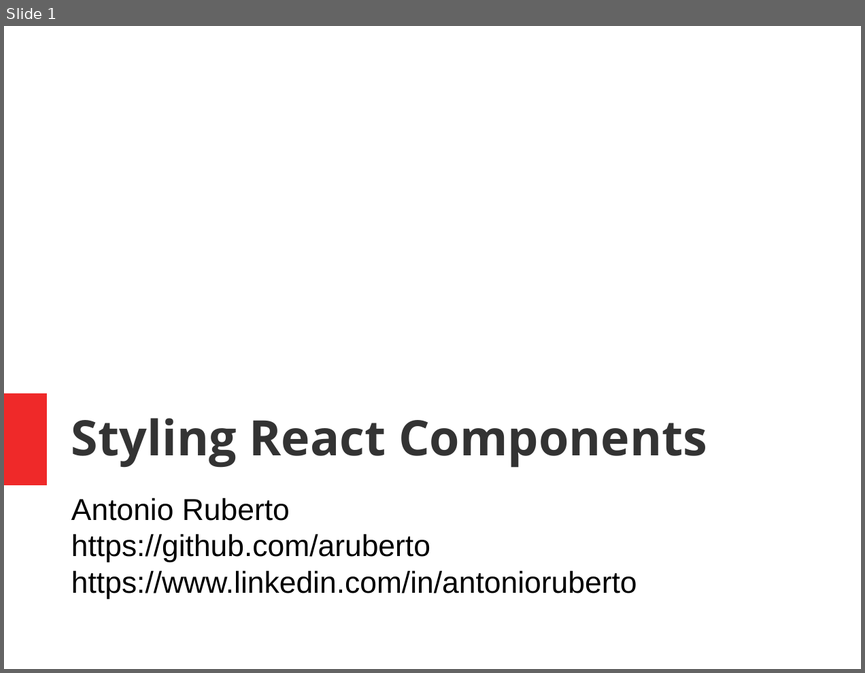
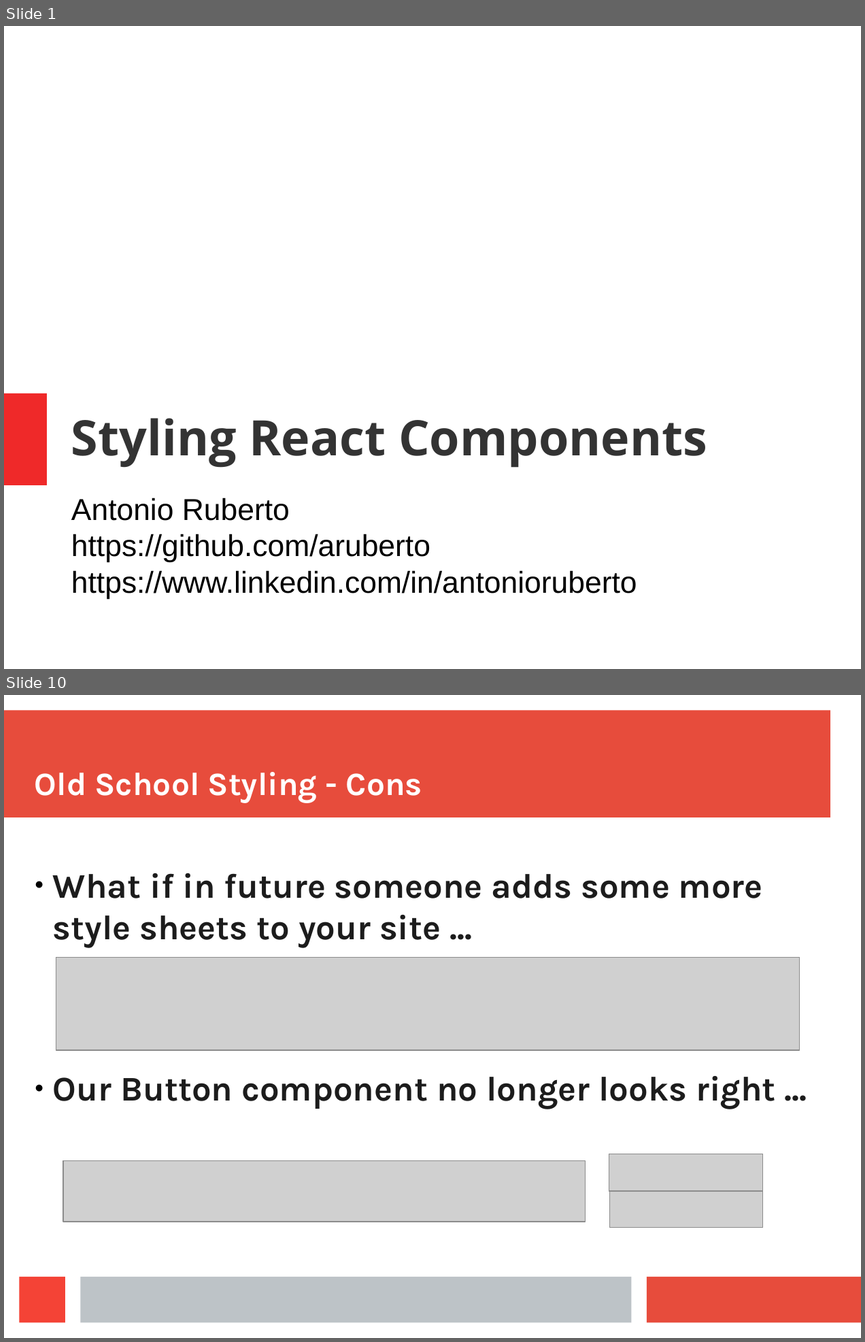
Before and after one commit to aruberto/styling-javascript-components, a slide deck: styling_react_components.odp. Shown one above the other, each under a label of ours: slide 1 before the commit, slides 1 and 10 after it; the slides between them are not shown. The pictures are 865x673 and 865x1342 pixels, drawn with LibreOffice and Linux fonts; fonts in the diff are those of the drawing; grey boxes stand for pictures. Boxes give left, top, right and bottom in pixels: in the first picture for what was removed or moved away, otherwise in the second. Text is boxed around its words. In the diff, an @@ line names an element or a change of style, - is before the commit and + after.

```diff
--- a/styling_react_components.odp
+++ b/styling_react_components.odp
@@ slide 10 added at <box>4,695,861,1338</box>, background #FFFFFF @@
@@ rectangle added at <box>4,711,830,818</box>, fill #E74C3C @@
@@ title added at <box>35,772,422,803</box>, 30.1 pt, text #FFFFFF, bold @@
+Old School Styling - Cons
@@ text added at <box>53,873,776,1108</box>, 32 pt, text #1C1C1C, bold @@
+● What if in future someone adds some more style sheets to your site ...
+● Our Button component no longer looks right ...
@@ picture added at <box>56,957,800,1051</box> @@
@@ picture added at <box>63,1161,585,1221</box> @@
@@ picture added at <box>610,1154,764,1191</box> @@
@@ picture added at <box>611,1191,764,1227</box> @@
@@ rectangle added at <box>20,1276,65,1323</box>, fill #F44336 @@
@@ rectangle added at <box>80,1276,632,1323</box>, fill #BDC3C7 @@
@@ rectangle added at <box>647,1276,861,1323</box>, fill #E74C3C @@
```
Also in this commit, not shown: 15 other slides added, 1 slide removed.
